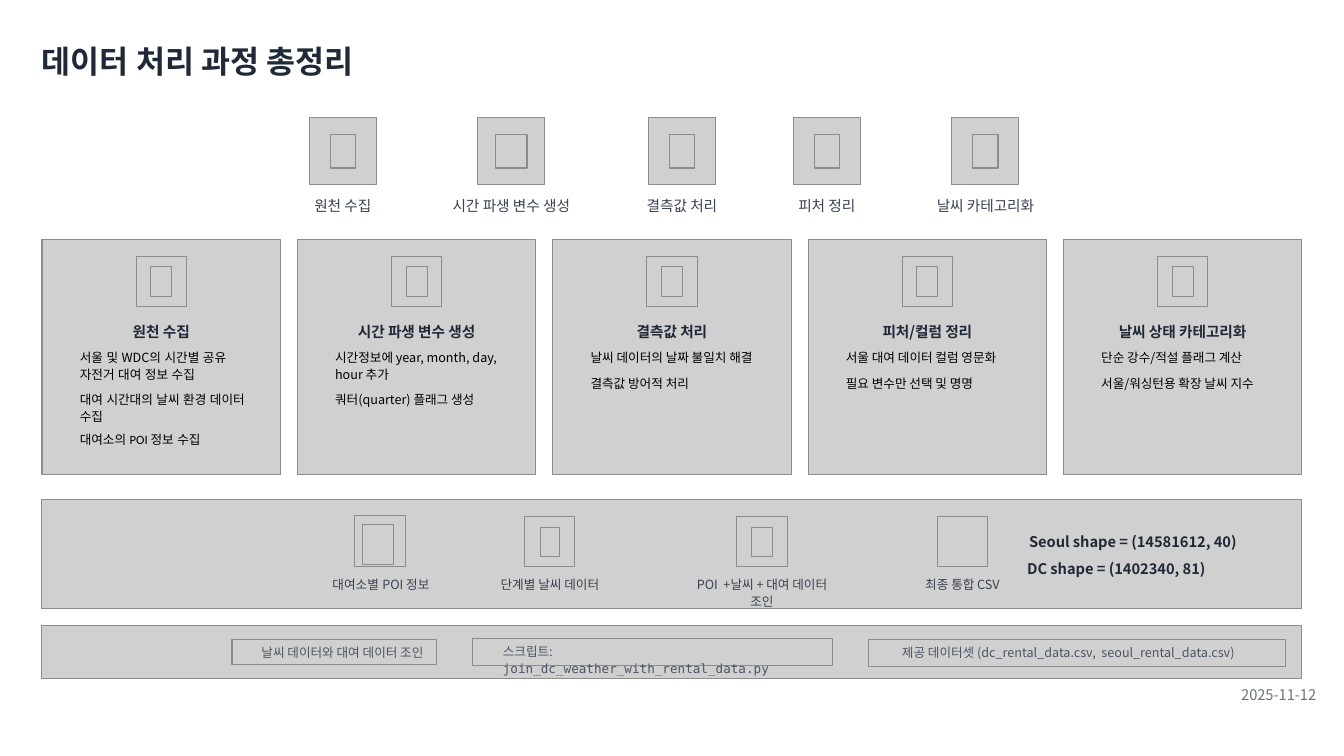
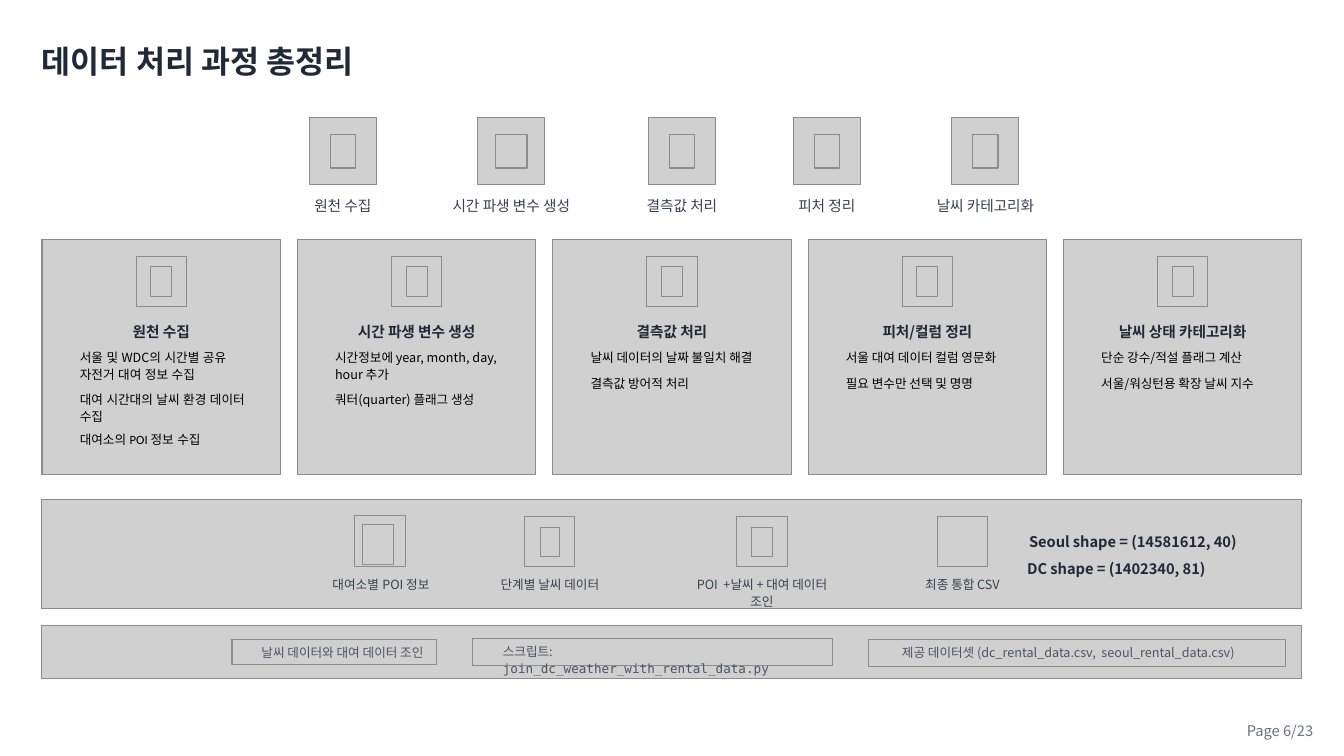
Before and after one commit to cbnu-yhjeon/PROJECT-Bicyle-Demand-Forecasting, a slide deck: slide 8 of docs/자전거 대여 수요 예측 분석 프로젝트(오픈마인드).pptx. Drawn at 1344x756 pixels with LibreOffice and Linux fonts; fonts in the diff are those of the drawing; grey boxes stand for pictures; background and template pictures are left out. Boxes give left, top, right and bottom in pixels: in the first picture for what was removed or moved away, otherwise in the second. Text is boxed around its words. In the diff, an @@ line names an element or a change of style, - is before the commit and + after.

```diff
--- a/docs/자전거 대여 수요 예측 분석 프로젝트(오픈마인드).pptx
+++ b/docs/자전거 대여 수요 예측 분석 프로젝트(오픈마인드).pptx
@@ text removed at (1241,689,1316,700) @@
-2025-11-12
@@ text added at (1247,724,1313,740), 10.5 pt, text #6B7280 @@
+Page 6/23
```
Also in this commit, not shown: 6 other slides changed, 1 other file.
